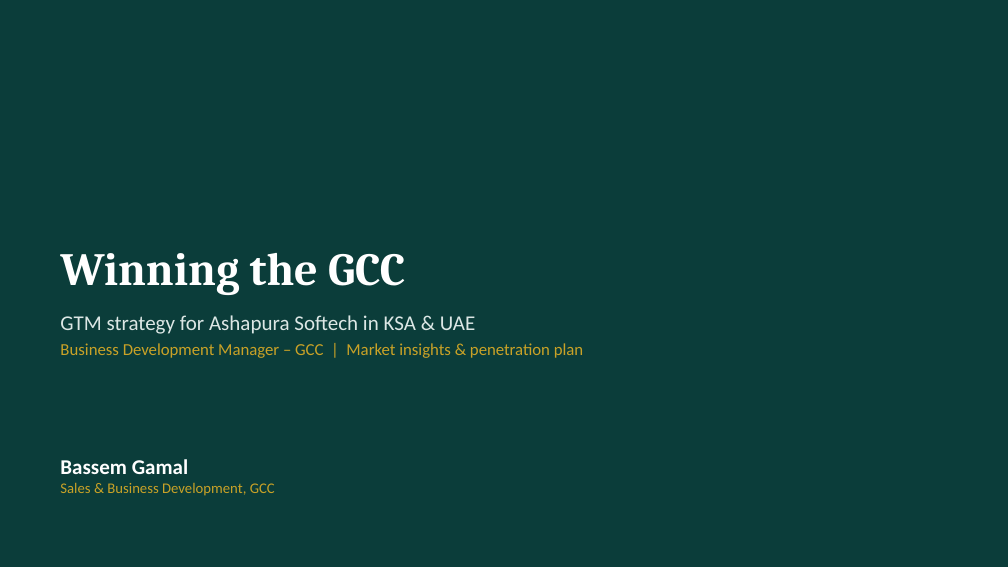
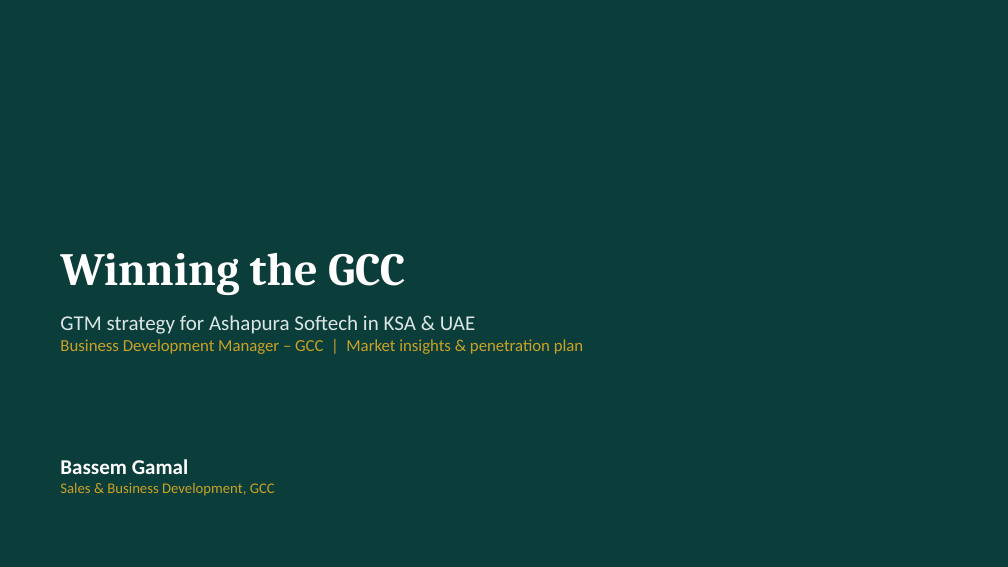
Before and after one commit to bassemgm90-dot/Outbound-leads-, a slide deck: slide 1 of Bassem_Gamal_-_GCC_GTM_Ashapura.pptx. Drawn at 1008x567 pixels with LibreOffice and Linux fonts; fonts in the diff are those of the drawing; background and template pictures are left out. Boxes give left, top, right and bottom in pixels: in the first picture for what was removed or moved away, otherwise in the second. Text is boxed around its words. In the diff, an @@ line names an element or a change of style, - is before the commit and + after.

```diff
--- a/Bassem_Gamal_-_GCC_GTM_Ashapura.pptx
+++ b/Bassem_Gamal_-_GCC_GTM_Ashapura.pptx
@@ text "GTM strategy for Ashapura Softech ..." at <box>60,315,583,354</box>: less space between paragraphs @@
```
Also in this commit, not shown: 9 other slides changed, 1 slide removed.
